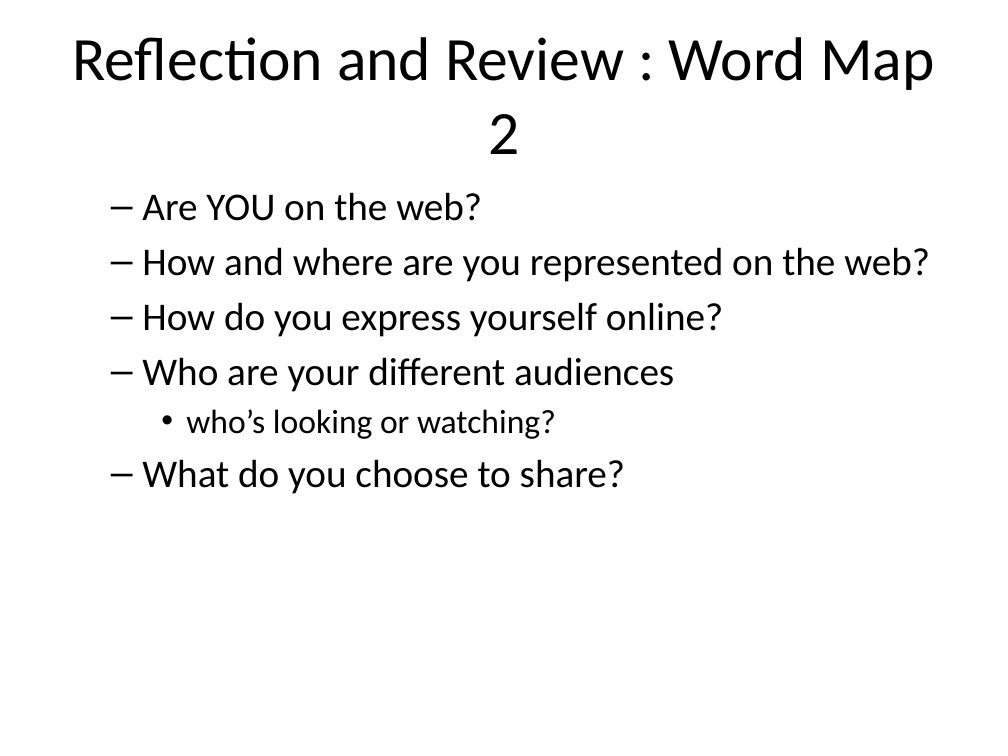
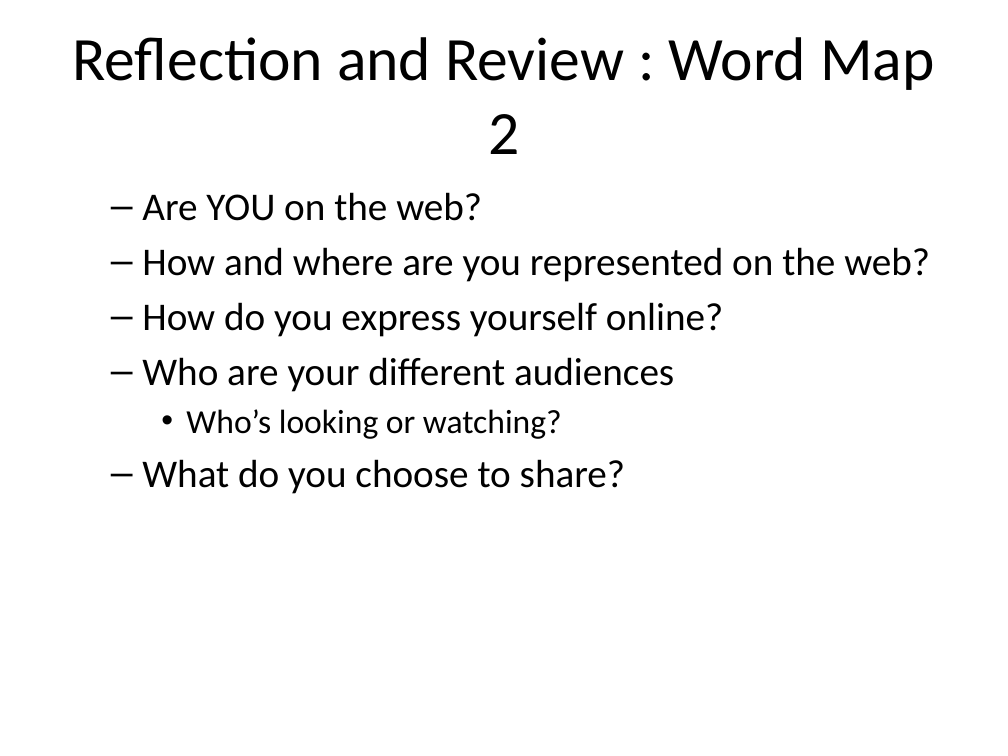
Before and after one commit to mr-eggleton/web-lit-core, a slide deck: slide 11 of powerpoints/01-web-and-you.pptx. Drawn at 1008x756 pixels with LibreOffice and Linux fonts; fonts in the diff are those of the drawing. Boxes give left, top, right and bottom in pixels: in the first picture for what was removed or moved away, otherwise in the second. Text is boxed around its words. In the diff, an @@ line names an element or a change of style, - is before the commit and + after.

```diff
--- a/powerpoints/01-web-and-you.pptx
+++ b/powerpoints/01-web-and-you.pptx
@@ text at [186,409,562,439]: text changed @@
-    • who’s looking or watching?
+    • Who’s looking or watching?
```
Also in this commit, not shown: 2 other files.
